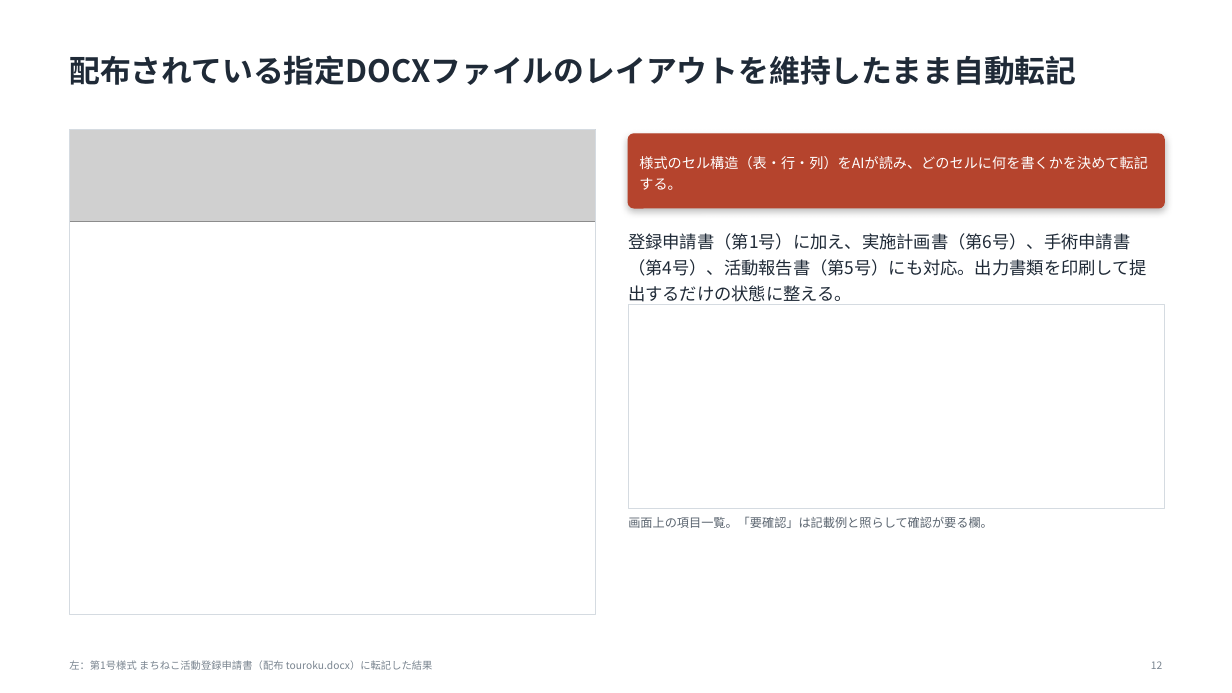
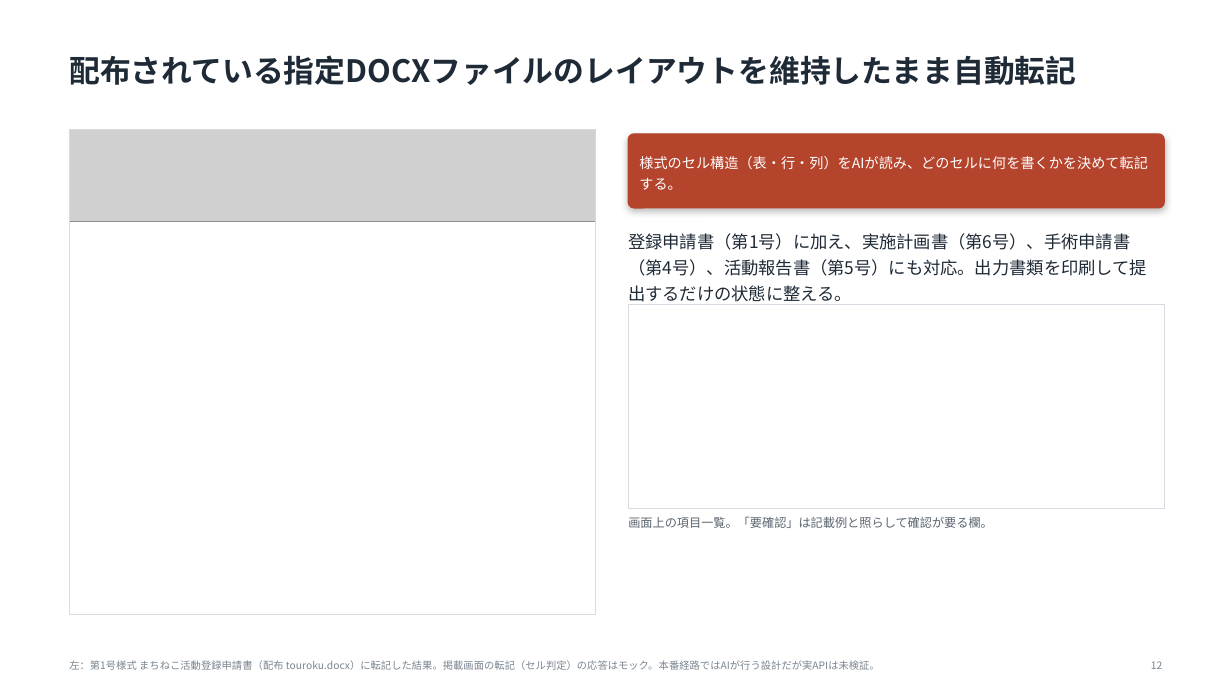
Before and after one commit to tsurutontan634/VORN, a slide deck: slide 12 of docs/deck3/nekonote_VORN2026.pptx. Drawn at 1232x693 pixels with LibreOffice and Linux fonts; fonts in the diff are those of the drawing; grey boxes stand for pictures; background and template pictures are left out. Boxes give left, top, right and bottom in pixels: in the first picture for what was removed or moved away, otherwise in the second. Text is boxed around its words. In the diff, an @@ line names an element or a change of style, - is before the commit and + after.

```diff
--- a/docs/deck3/nekonote_VORN2026.pptx
+++ b/docs/deck3/nekonote_VORN2026.pptx
@@ text at box(69, 660, 880, 670): text changed @@
-左：第1号様式 まちねこ活動登録申請書（配布 touroku.docx）に転記した結果
+左：第1号様式 まちねこ活動登録申請書（配布 touroku.docx）に転記した結果。掲載画面の転記（セル判定）の応答はモック。本番経路ではAIが行う設計だが実APIは未検証。
```
Also in this commit, not shown: 6 other slides changed, 3 other files.
